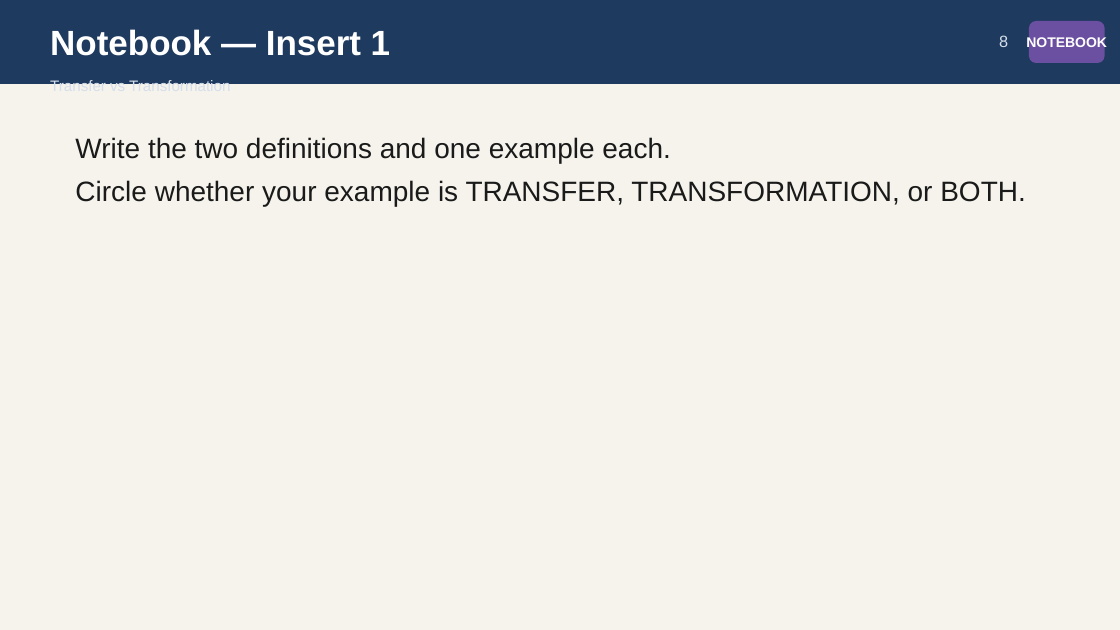
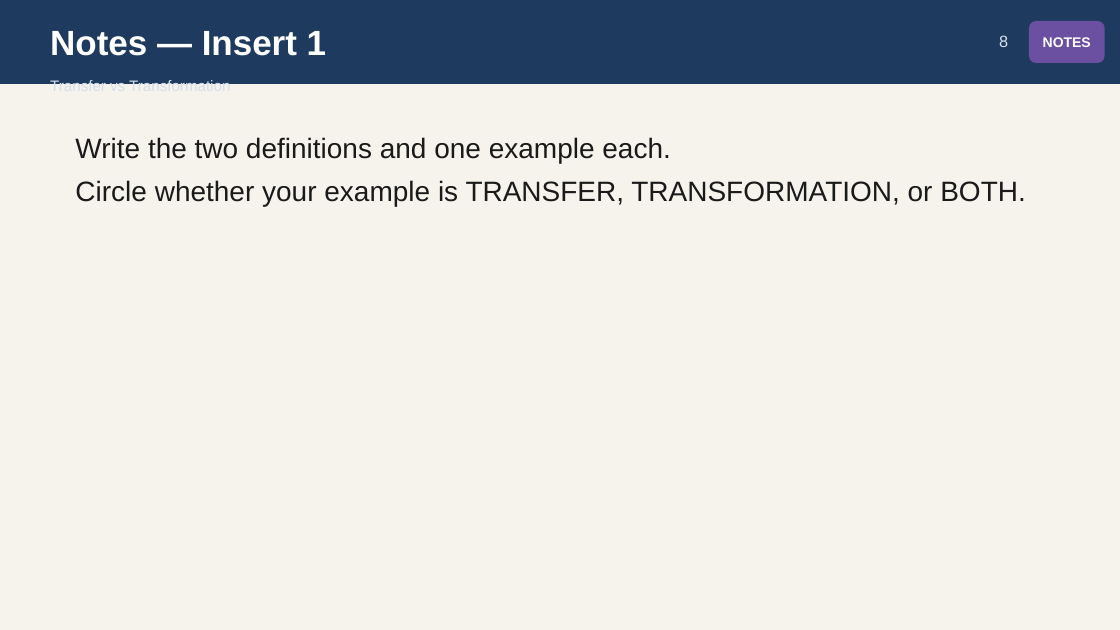
Before and after one commit to owenreagan-cyber/grade-4-energy-transfer-transformation, a slide deck: slide 8 of production/releases/chapter-06/06-ch6-energy-transformations-slides.pptx. Drawn at 1120x630 pixels with LibreOffice and Linux fonts; fonts in the diff are those of the drawing. Boxes give left, top, right and bottom in pixels: in the first picture for what was removed or moved away, otherwise in the second. Text is boxed around its words. In the diff, an @@ line names an element or a change of style, - is before the commit and + after.

```diff
--- a/production/releases/chapter-06/06-ch6-energy-transformations-slides.pptx
+++ b/production/releases/chapter-06/06-ch6-energy-transformations-slides.pptx
@@ text at box(50, 31, 326, 56): text changed @@
-Notebook — Insert 1
+Notes — Insert 1
@@ text in rounded rectangle at box(1043, 37, 1091, 47): text changed @@
-NOTEBOOK
+NOTES
```
Also in this commit, not shown: 8 other slides changed, 10 other files.
